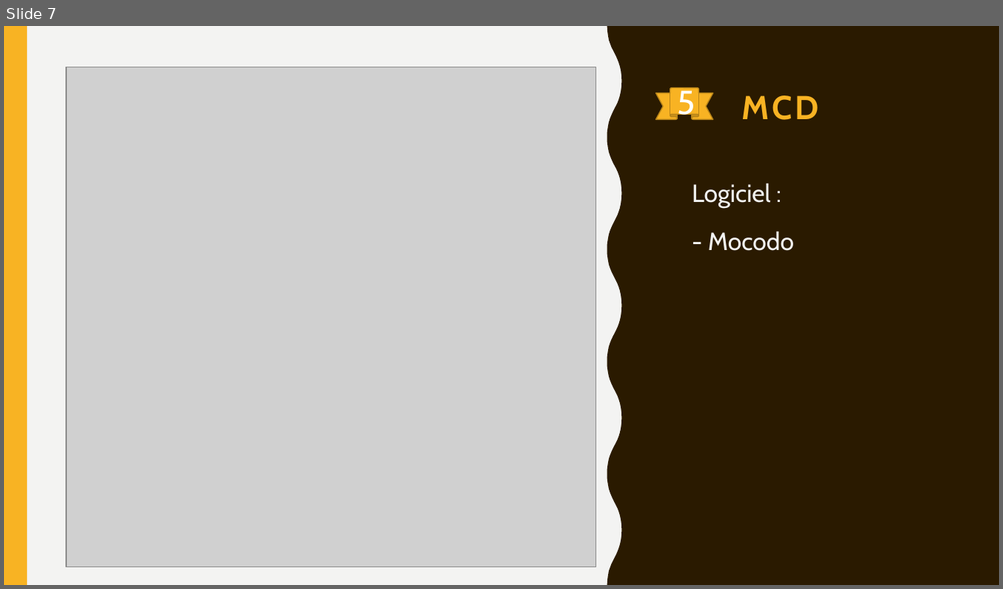
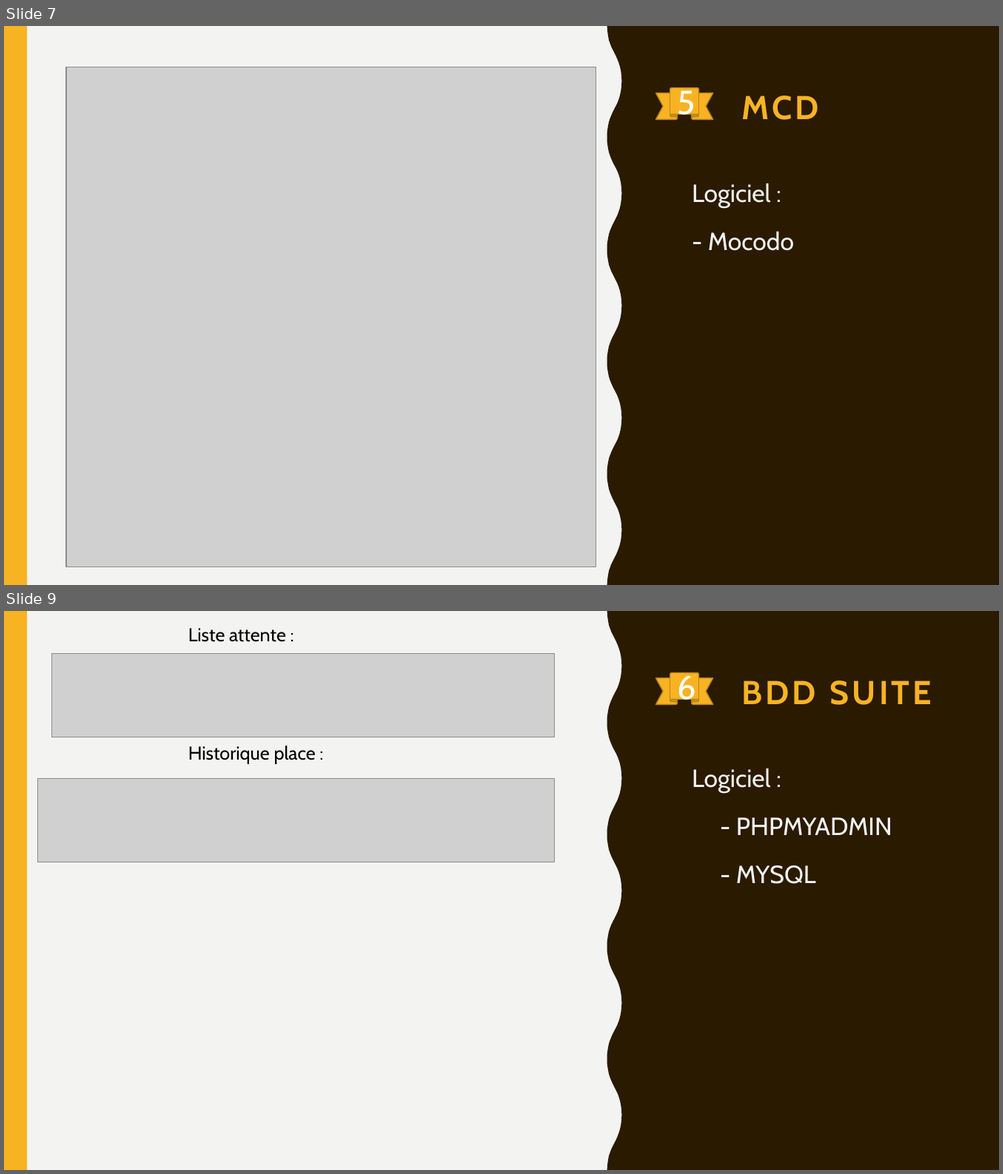
Before and after one commit to DinaBELRHAZI/Parking, a slide deck: maquette/Attribution des places de parking.pptx. Shown one above the other, each under a label of ours: slide 7 before the commit, slides 7 and 9 after it; the slides between them are not shown. The pictures are 1003x589 and 1003x1174 pixels, drawn with LibreOffice and Linux fonts; fonts in the diff are those of the drawing; grey boxes stand for pictures. Boxes give left, top, right and bottom in pixels: in the first picture for what was removed or moved away, otherwise in the second. Text is boxed around its words. In the diff, an @@ line names an element or a change of style, - is before the commit and + after.

```diff
--- a/maquette/Attribution des places de parking.pptx
+++ b/maquette/Attribution des places de parking.pptx
@@ slide 9 added at bbox=[4, 611, 999, 1170], background #F3F3F2; not listed: 2 template elements that a slide beside it also shows @@
@@ text added at bbox=[188, 628, 286, 642], 18 pt, text #000000 @@
+Liste attente :
@@ picture added at bbox=[52, 653, 554, 737] @@
@@ ribbon added at bbox=[656, 673, 714, 704], fill #F8B323, outline #B7841A 1 pt, 32 pt, text #FFFFFF @@
+6
@@ title added at bbox=[741, 681, 931, 705], 32 pt, text #F8B323, bold @@
+BDD SUITE
@@ text added at bbox=[188, 746, 316, 764], 18 pt, text #000000 @@
+Historique place :
@@ picture added at bbox=[37, 778, 554, 862] @@
@@ text added at bbox=[691, 768, 892, 884], 24 pt, text #F3F3F2 @@
+Logiciel :
+– - PHPMYADMIN
+– - MYSQL
```
Also in this commit, not shown: 3 slides changed, 1 other slide added, 1 other file.
